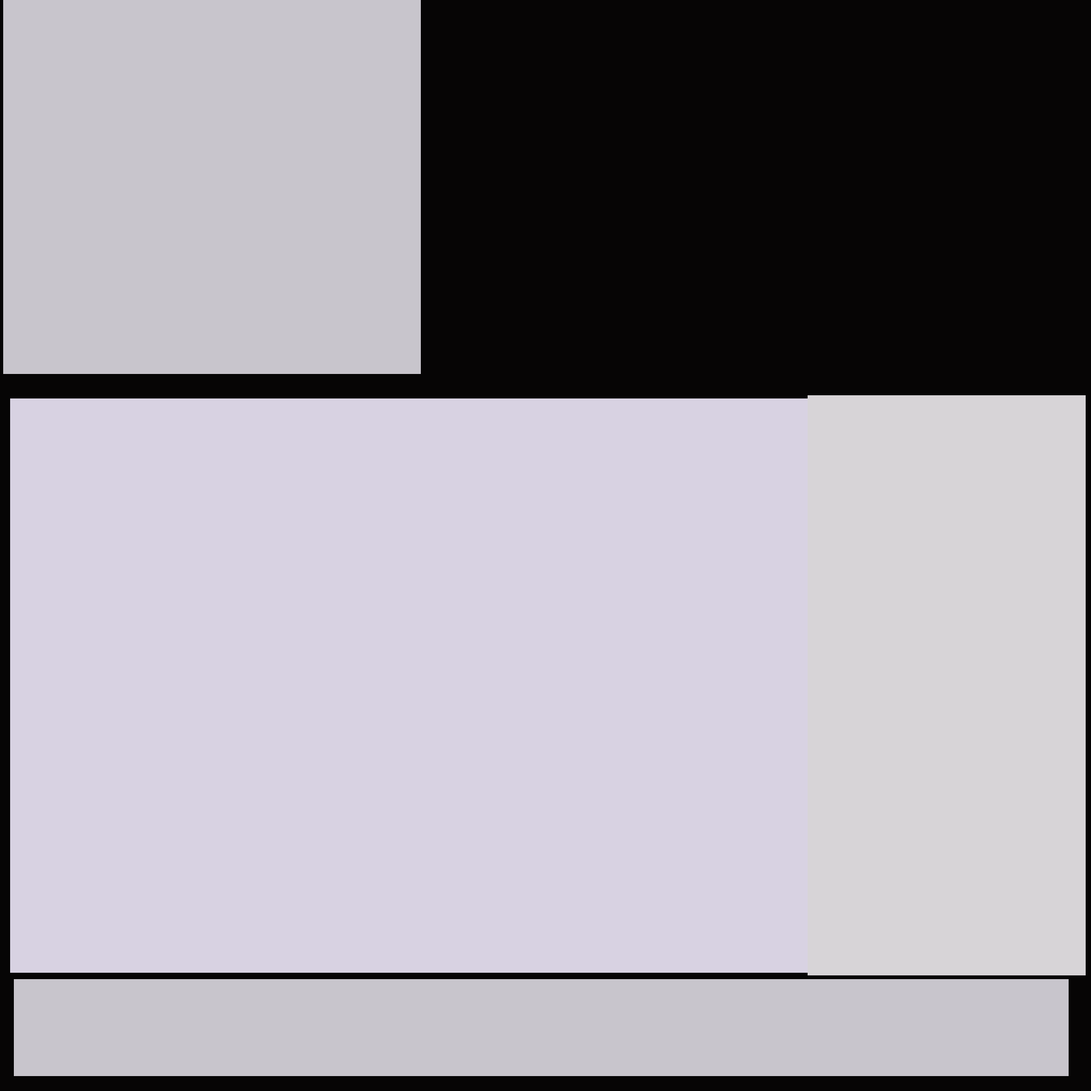
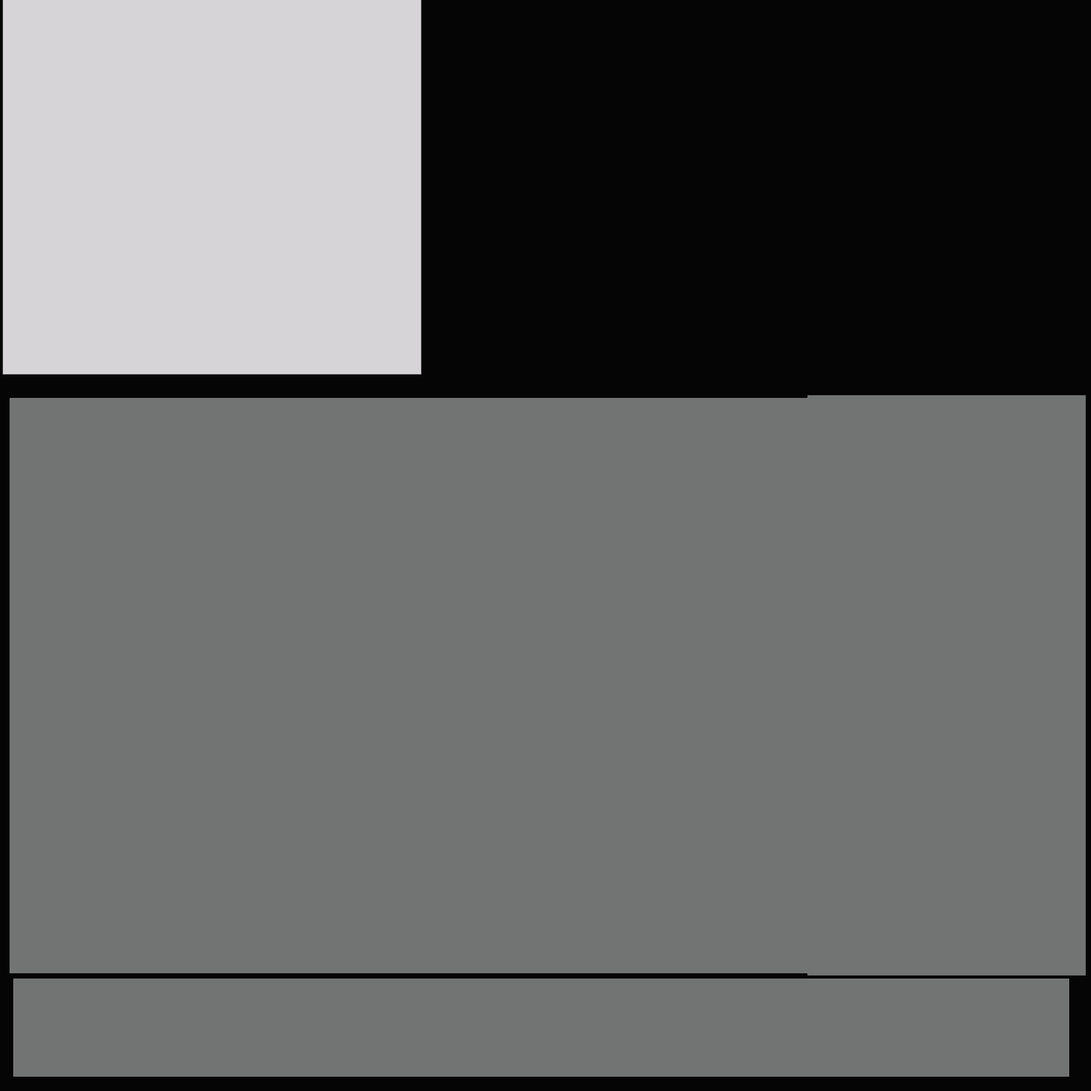
Two versions of the same layered image (1091x1091). Layer-by-layer changes:
painted on "Rectangle 4" over box(2, 0, 1087, 1078)
